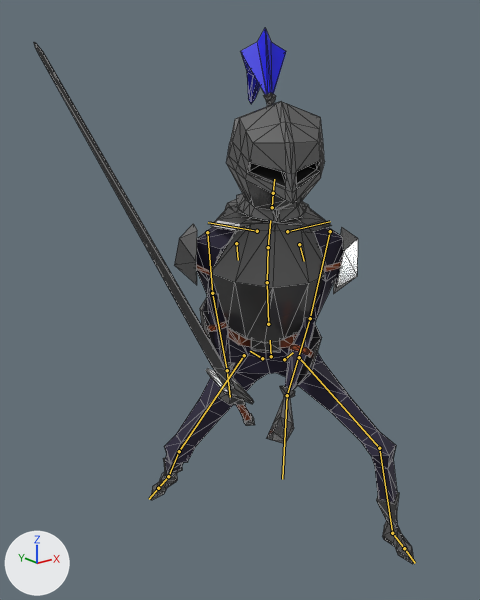
A saved change to the glTF model Assets/Art/Models/knight_animations.glb.
Both versions are drawn from a 50 mm camera at (-1.72, -1.94, 1.81) aimed at (-0.45, -0.35, 1.18). The lights are fixed; the arrows at lower left show +X, +Y and +Z. The older version comes first. Both versions are drawn at frame 56 of the action 'swing_1'; the numbers are the values there. The bones that change, and the others that lie on the model, are drawn over the model as lines. Mesh edges are drawn as thin lines.

Objects in the first picture: 'belt', 'body', 'breastplate', 'coif', 'helmet', 'pauldron', 'plume', 'sword', 'vambrace'.
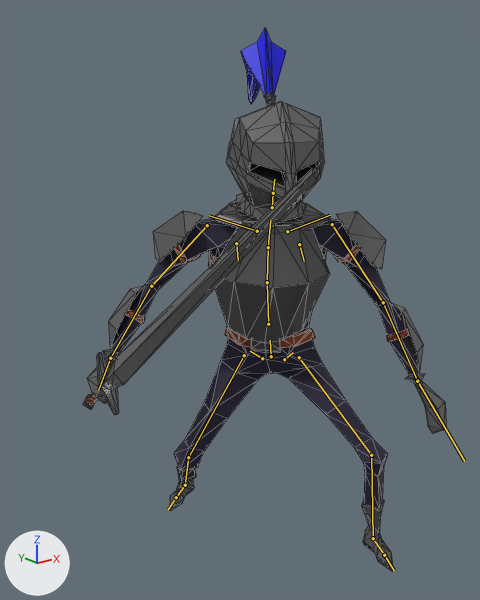
Edits to the bpy script that builds the scene:
```text
Change bone_shoulder_l:
    where bone_shoulder_l = bpy.data.objects['metarig'].pose.bones['shoulder.L']  # child of 'spine.003'
    bone_shoulder_l.rotation_quaternion: (0.989, -0.038, -0.031, -0.138) -> (0.987, 0.033, -0.074, -0.137)  # degrees (-4, -4, -16) -> degrees (5, -8, -16)
Change bone_upper_arm_l:
    where bone_upper_arm_l = bpy.data.objects['metarig'].pose.bones['upper_arm.L']  # child of 'shoulder.L'
    bone_upper_arm_l.rotation_quaternion: (0.912, 0.004, -0.092, -0.4) -> (0.992, 0.028, -0.082, -0.095)  # degrees (5, -9, -48) -> degrees (4, -9, -11)
Change bone_forearm_l:
    where bone_forearm_l = bpy.data.objects['metarig'].pose.bones['forearm.L']  # child of 'upper_arm.L'
    bone_forearm_l.rotation_quaternion: (0.955, 0.25, -0.142, -0.071) -> (0.976, 0.166, -0.141, -0.03)  # degrees (31, -14, -12) -> degrees (20, -15, -6)
Change bone_hand_l:
    where bone_hand_l = bpy.data.objects['metarig'].pose.bones['hand.L']  # child of 'forearm.L'
    bone_hand_l.rotation_quaternion: (0.998, 0.033, 0.021, 0.057) -> (0.993, -0.089, 0.028, 0.075)  # degrees (4, 2, 7) -> degrees (-10, 4, 8)
Change bone_shoulder_r:
    where bone_shoulder_r = bpy.data.objects['metarig'].pose.bones['shoulder.R']  # child of 'spine.003'
    bone_shoulder_r.rotation_quaternion: (0.976, -0.056, 0.075, 0.195) -> (0.974, 0.017, 0.114, 0.197)  # degrees (-5, 10, 22) -> degrees (5, 12, 23)
Change bone_upper_arm_r:
    where bone_upper_arm_r = bpy.data.objects['metarig'].pose.bones['upper_arm.R']  # child of 'shoulder.R'
    bone_upper_arm_r.rotation_quaternion: (0.852, -0.308, 0.093, 0.412) -> (0.938, -0.268, 0.18, 0.124)  # degrees (-30, 24, 45) -> degrees (-30, 24, 9)
Change bone_forearm_r:
    where bone_forearm_r = bpy.data.objects['metarig'].pose.bones['forearm.R']  # child of 'upper_arm.R'
    bone_forearm_r.rotation_quaternion: (0.898, 0.433, 0.066, 0.049) -> (0.935, 0.351, 0.058, 0.017)  # degrees (52, 4, 8) -> degrees (41, 6, 4)
Change bone_hand_r:
    where bone_hand_r = bpy.data.objects['metarig'].pose.bones['hand.R']  # child of 'forearm.R'
    bone_hand_r.rotation_quaternion: (0.95, 0.303, -0.025, 0.073) -> (0.981, 0.184, -0.022, 0.057)  # degrees (35, -5, 7) -> degrees (21, -4, 6)
Change bone_thigh_l:
    where bone_thigh_l = bpy.data.objects['metarig'].pose.bones['thigh.L']  # child of 'spine'
    bone_thigh_l.rotation_quaternion: (0.837, -0.343, -0.365, -0.22) -> (0.845, -0.32, -0.391, -0.177)  # degrees (-40, -50, -11) -> degrees (-39, -51, -4)
Change bone_thigh_r:
    where bone_thigh_r = bpy.data.objects['metarig'].pose.bones['thigh.R']  # child of 'spine'
    bone_thigh_r.rotation_quaternion: (0.952, -0.213, 0.051, 0.212) -> (0.962, -0.207, 0.072, 0.161)  # degrees (-23, 11, 23) -> degrees (-23, 12, 17)
Change bone_foot_r:
    where bone_foot_r = bpy.data.objects['metarig'].pose.bones['foot.R']  # child of 'shin.R'
    bone_foot_r.rotation_quaternion: (0.936, -0.248, 0.195, -0.154) -> (0.946, -0.242, 0.141, -0.163)  # degrees (-33, 17, -24) -> degrees (-31, 11, -23)
```

Where the change shows, as pixel boxes (x1, y1, x2, y2) in the pictures (480 x 600 px):
'body', posed (36% wider): before (151, 227, 414, 564); after (87, 218, 446, 571)
'breastplate', posed (6% wider): before (210, 199, 325, 343); after (208, 199, 330, 343)
'sword', posed (7% wider, 35% shorter): before (34, 42, 255, 426); after (83, 167, 320, 415)
'helmet', posed: before (226, 92, 324, 222); after (226, 92, 324, 223)
'pauldron', posed (26% wider, 17% shorter): before (174, 224, 358, 294); after (153, 211, 386, 269)
'vambrace', posed (157% wider, 7% shorter): before (200, 298, 322, 389); after (108, 285, 423, 370)
'coif', posed (11% taller): before (211, 205, 331, 232); after (213, 203, 331, 233)
bone 'shoulder.L', root to tip: before (287, 231) to (330, 221); after (287, 231) to (330, 215)
bone 'upper_arm.L', root to tip: before (330, 231) to (310, 318); after (332, 224) to (383, 302)
bone 'forearm.L', root to tip: before (310, 318) to (287, 395); after (383, 302) to (417, 381)
bone 'hand.L', root to tip: before (287, 395) to (282, 479); after (417, 381) to (464, 461)
bone 'shoulder.R', root to tip: before (257, 231) to (208, 222); after (257, 231) to (209, 215)
bone 'upper_arm.R', root to tip: before (207, 232) to (212, 293); after (207, 225) to (151, 286)
bone 'forearm.R', root to tip: before (212, 293) to (227, 370); after (151, 286) to (110, 358)
bone 'hand.R', root to tip: before (227, 370) to (230, 397); after (110, 358) to (98, 390)
bone 'thigh.L', root to tip: before (299, 357) to (379, 448); after (299, 357) to (371, 455)
bone 'thigh.R', root to tip: before (244, 355) to (179, 451); after (244, 355) to (188, 457)
bone 'foot.R', root to tip: before (168, 476) to (158, 488); after (185, 485) to (176, 497)
